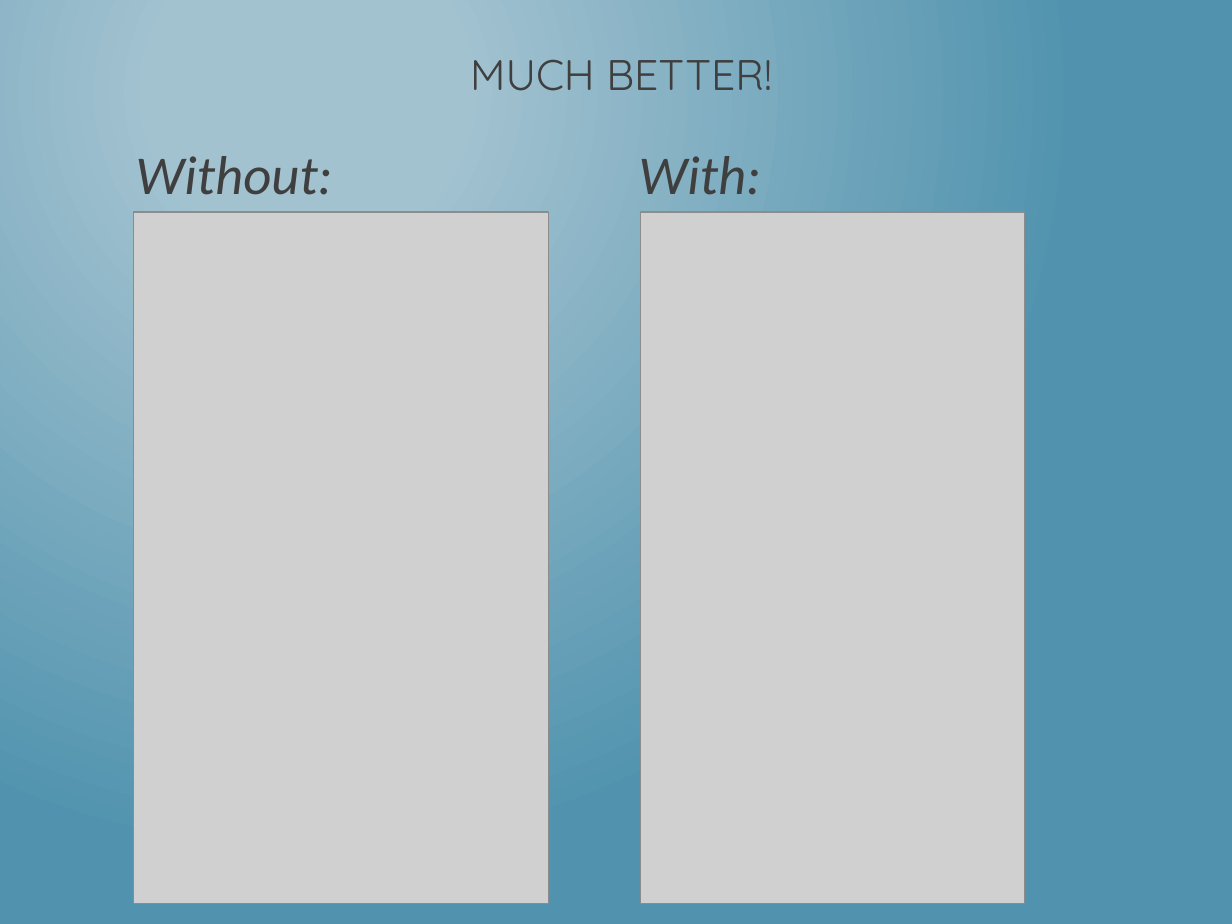
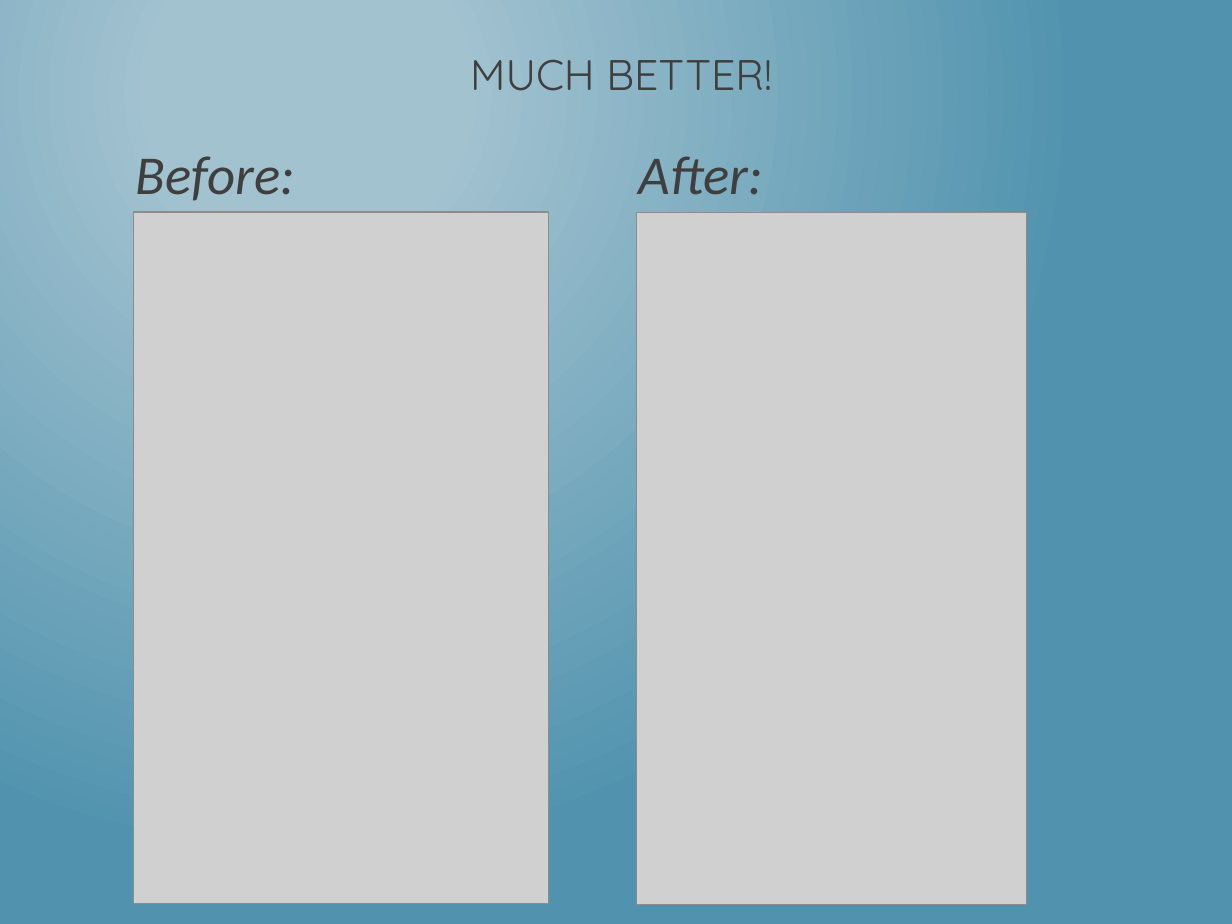
Before and after one commit to dotNetkow/Presentations, a slide deck: slide 21 of 2014-08-11 That Conference - Hybrid Apps/Building PhoneGap Mobile App w KendoUI.pptx (slide 20 before the commit). Drawn at 1232x924 pixels with LibreOffice and Linux fonts; fonts in the diff are those of the drawing; grey boxes stand for pictures. Boxes give left, top, right and bottom in pixels: in the first picture for what was removed or moved away, otherwise in the second. Text is boxed around its words. In the diff, an @@ line names an element or a change of style, - is before the commit and + after.

```diff
--- a/2014-08-11 That Conference - Hybrid Apps/Building PhoneGap Mobile App w KendoUI.pptx
+++ b/2014-08-11 That Conference - Hybrid Apps/Building PhoneGap Mobile App w KendoUI.pptx
@@ text at [136, 156, 296, 201]: text changed @@
-Without:
+Before:
@@ text at [639, 156, 763, 195]: text changed @@
-With:
+After:
@@ picture: place and size @@
-picture at [641, 212, 1025, 903]
+picture at [637, 212, 1027, 904]
```
Also in this commit, not shown: 3 other slides changed, 2 slides added, 1 slide removed, 1 other file.
